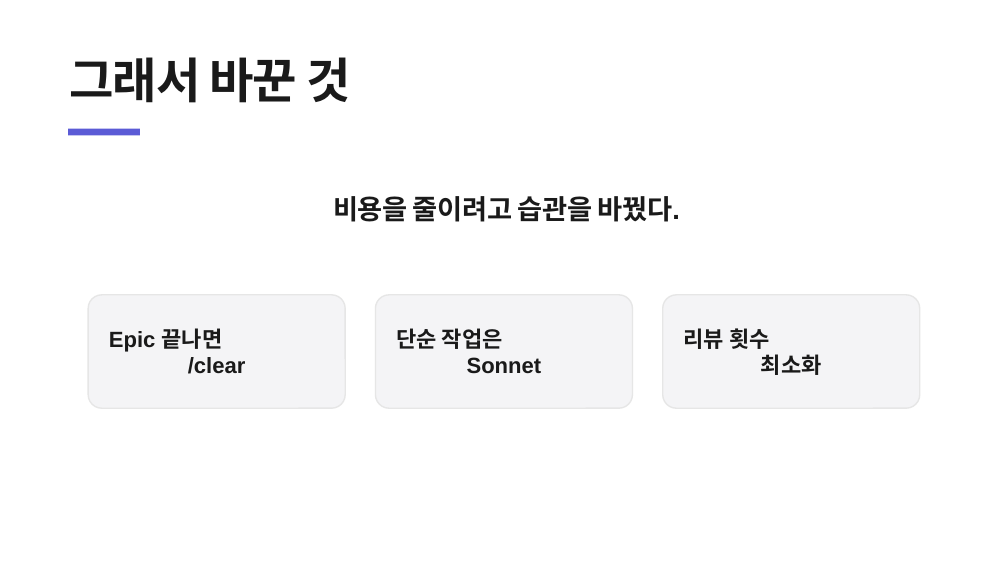
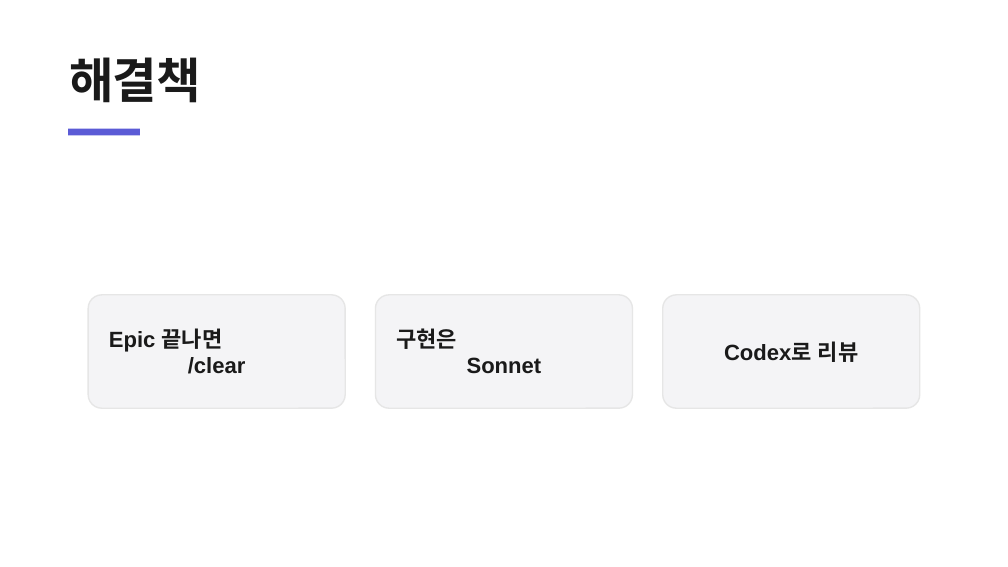
Before and after one commit to heyoonyoon/distributed-programming, a slide deck: slide 43 of docs/presentation/보험발표-figma.pptx (slide 39 before the commit). Drawn at 1008x567 pixels with LibreOffice and Linux fonts; fonts in the diff are those of the drawing. Boxes give left, top, right and bottom in pixels: in the first picture for what was removed or moved away, otherwise in the second. Text is boxed around its words. In the diff, an @@ line names an element or a change of style, - is before the commit and + after.

```diff
--- a/docs/presentation/보험발표-figma.pptx
+++ b/docs/presentation/보험발표-figma.pptx
@@ text at bbox=[69, 57, 200, 103]: text changed @@
-그래서 바꾼 것
+해결책
@@ text removed at bbox=[333, 196, 680, 222] @@
-비용을 줄이려고 습관을 바꿨다.
@@ text in rounded rectangle at bbox=[396, 328, 542, 374]: text changed @@
-단순 작업은
-Sonnet
+구현은
+Sonnet
@@ text in rounded rectangle at bbox=[724, 341, 859, 362]: text changed @@
-리뷰 횟수
-최소화
+Codex로 리뷰
```
Also in this commit, not shown: 26 other slides changed, 8 slides added, 4 slides removed, 1 other file.
